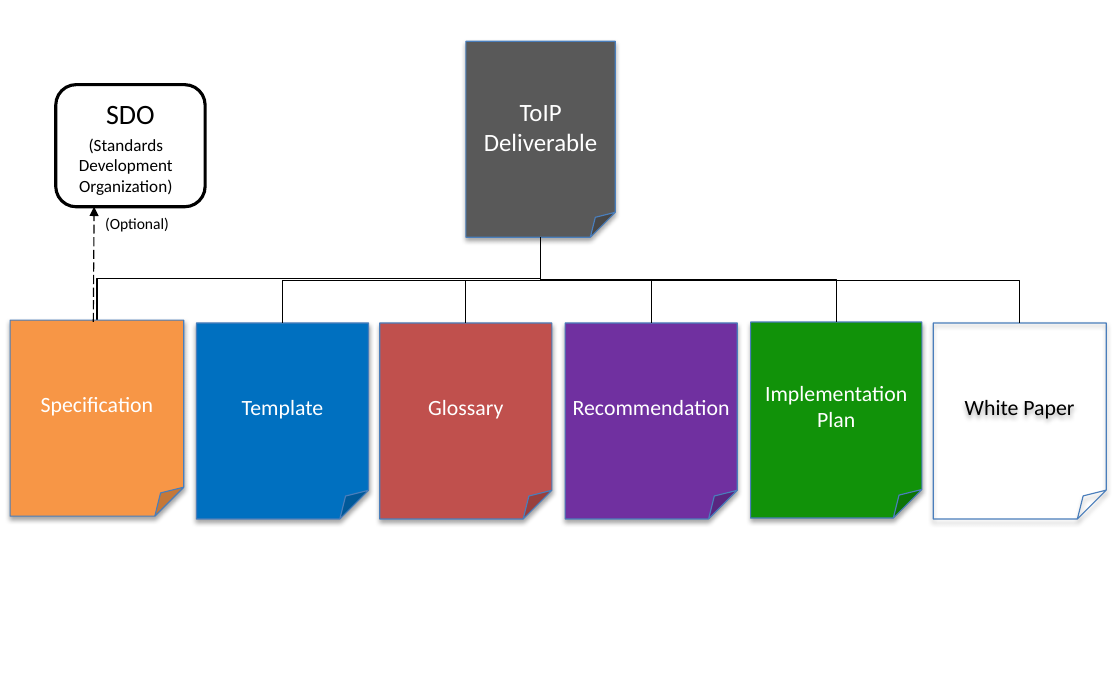
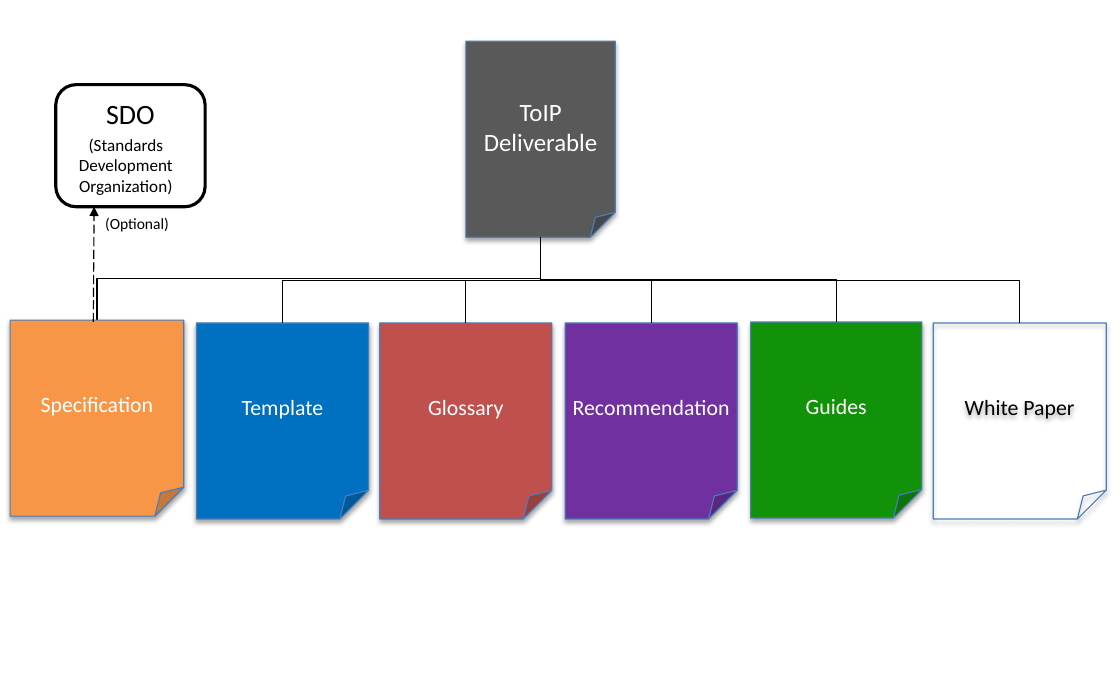
Before and after one commit to vinomaster/deliverables-firstdraft, a slide deck: slide 2 of _images/source_diagrams.pptx. Drawn at 1120x700 pixels with LibreOffice and Linux fonts; fonts in the diff are those of the drawing. Boxes give left, top, right and bottom in pixels: in the first picture for what was removed or moved away, otherwise in the second. Text is boxed around its words. In the diff, an @@ line names an element or a change of style, - is before the commit and + after.

```diff
--- a/_images/source_diagrams.pptx
+++ b/_images/source_diagrams.pptx
@@ text in folded corner at box(806, 399, 867, 414): text changed @@
-Implementation Plan
+Guides
```
Also in this commit, not shown: 1 slide added, 27 other files.
